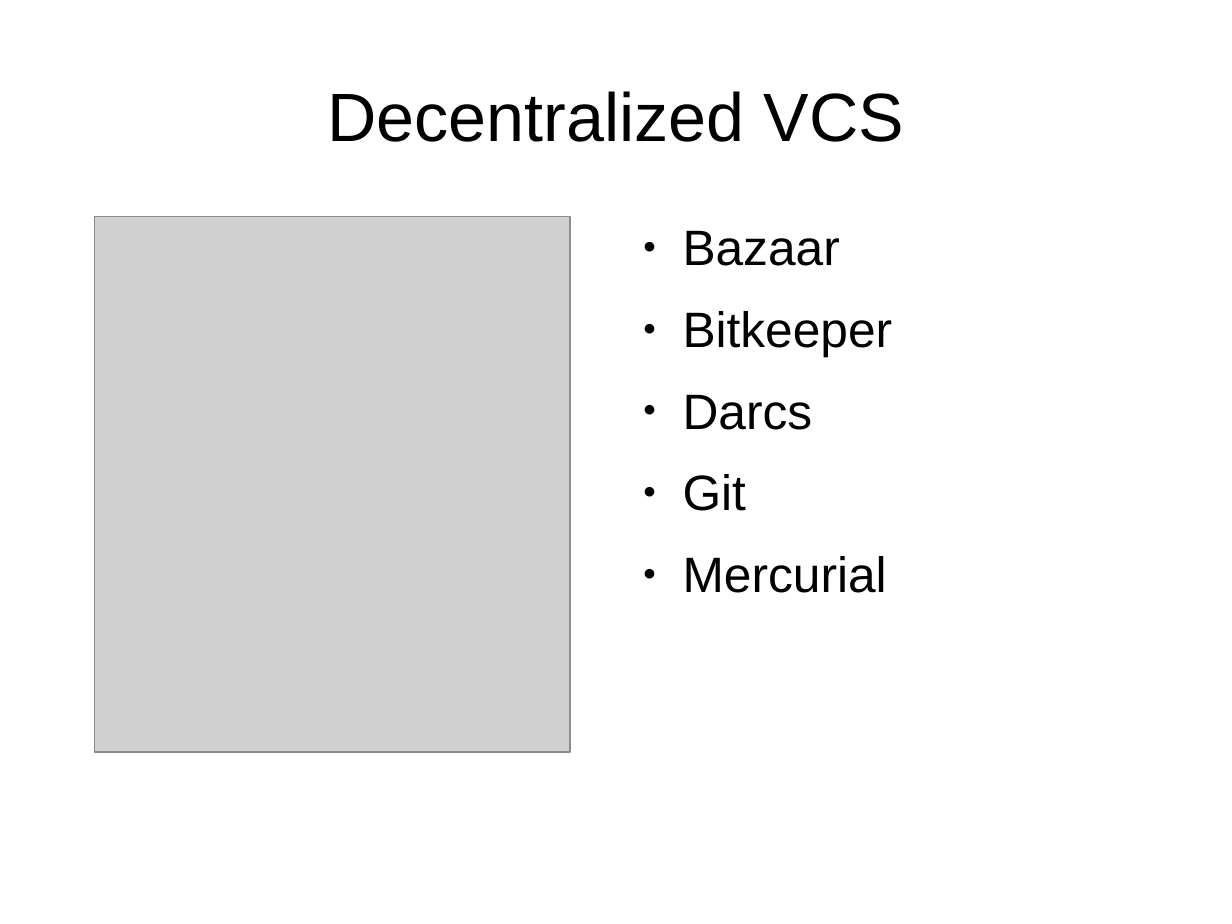
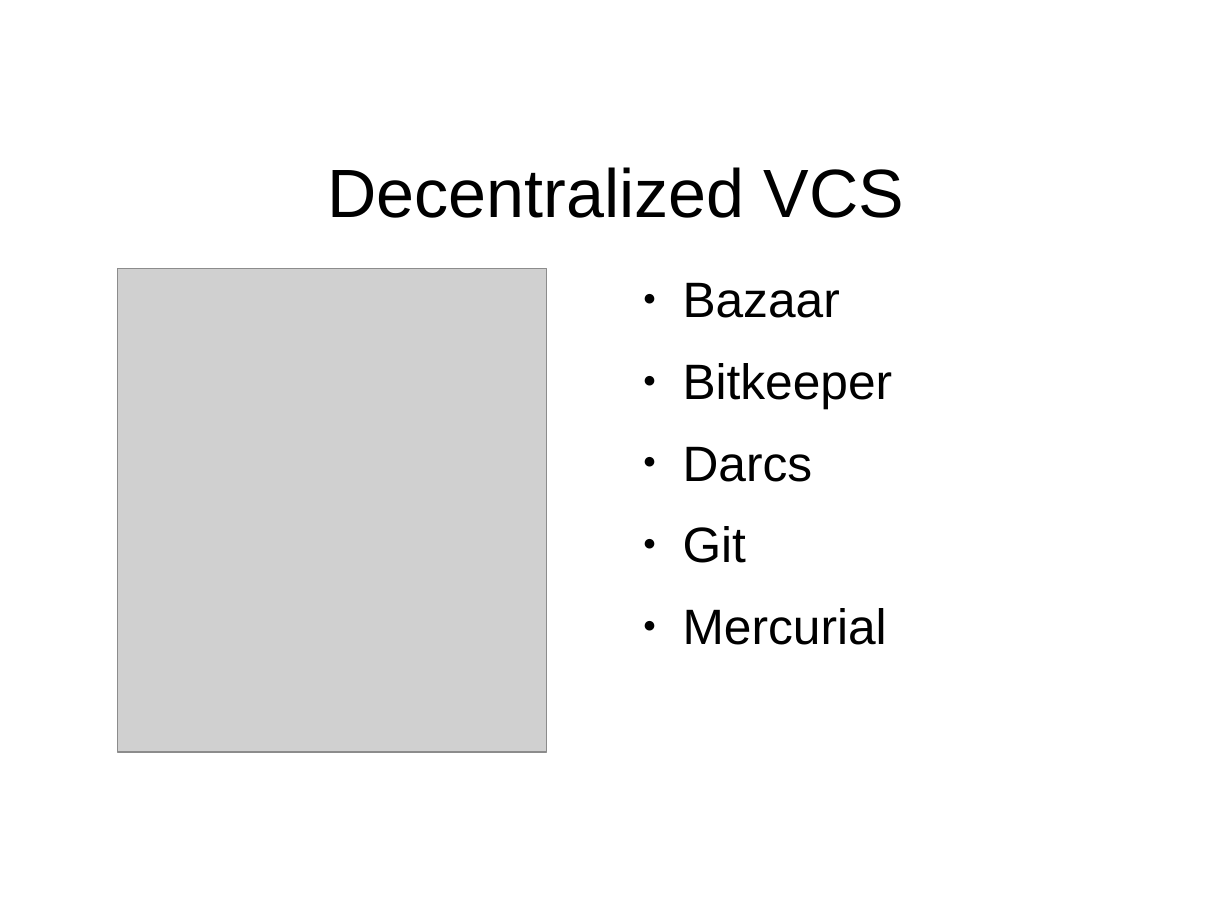
Before and after one commit to Reiuiji/Presentations, a slide deck: slide 10 of Git-Introduction/Git-Introduction.odp. Drawn at 1232x924 pixels with LibreOffice and Linux fonts; fonts in the diff are those of the drawing; grey boxes stand for pictures; background and template pictures are left out. Boxes give left, top, right and bottom in pixels: in the first picture for what was removed or moved away, otherwise in the second. Text is boxed around its words. In the diff, an @@ line names an element or a change of style, - is before the commit and + after.

```diff
--- a/Git-Introduction/Git-Introduction.odp
+++ b/Git-Introduction/Git-Introduction.odp
@@ title "Decentralized VCS": place and size @@
-title "Decentralized VCS" at [327, 91, 903, 142]
+title "Decentralized VCS" at [327, 167, 903, 218]
@@ picture: place and size @@
-picture at [94, 216, 570, 751]
+picture at [117, 268, 547, 752]
@@ text "Bazaar": place and size @@
-text "Bazaar" at [683, 230, 893, 593]
+text "Bazaar" at [683, 282, 893, 645]
```
Also in this commit, not shown: 43 other slides changed.
